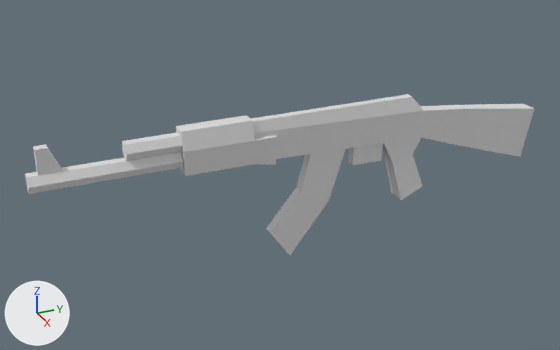
A saved change to the glTF model models/ultimate-pack/low-poly-10/m/weapons-ak-47.glb.
Rendered twice from a 50 mm lens placed at (1.029, -0.515, 0.449), pointed at (-0.007, -0.049, -0.069). The axes (+X, +Y, +Z) are drawn at lower left. The lights are the same throughout. The older version comes first. Where no turn or scale is listed for an object, it has been applied to the vertices.

Before the edit, the objects in view are built like this:
```python
mat_17_grey_darkest = principled_material('17 GREY-DARKEST')
mat_17_grey_darkest.base_color = (0.8, 0.8, 0.8)  # white #e7e7e7
mat_17_grey_darkest.metallic = 0.4
mat_17_grey_darkest.roughness = 1.0
mat_28_orange = principled_material('28 ORANGE')
mat_28_orange.base_color = (0.8, 0.8, 0.8)  # white #e7e7e7
mat_28_orange.metallic = 0.4
mat_28_orange.roughness = 1.0
me_ak_47 = bpy.data.meshes.new('ak-47')
me_ak_47.from_pydata(...)  # 98 vertices, 156 faces; spans x -0.02..0.02, y -0.436..0.426, z -0.202..0.05
# faces by material slot: [92, 64]
me_ak_47.materials.append(mat_17_grey_darkest)  # white #e7e7e7
me_ak_47.materials.append(mat_28_orange)  # white #e7e7e7
ob_ak_47 = bpy.data.objects.new('ak-47', me_ak_47)
ob_ak_47.location = (0.017, 0.0, 0.0)
```
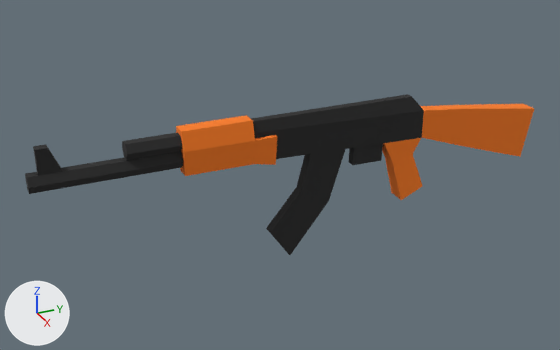
Boxes [x1, y1, x2, y2] around the edits, measured in the pictures (560 x 350 px):
'ak-47', recoloured (darker): [25, 94, 534, 255] in both

What changed in the scene script:
```text
Change mat_17_grey_darkest:
    mat_17_grey_darkest.base_color: (0.8, 0.8, 0.8) -> (0.0222, 0.0222, 0.0222)  # white #e7e7e7 -> black #292929
Change mat_28_orange:
    mat_28_orange.base_color: (0.8, 0.8, 0.8) -> (0.973, 0.205, 0.0144)  # white #e7e7e7 -> orange #fc7d20
```
